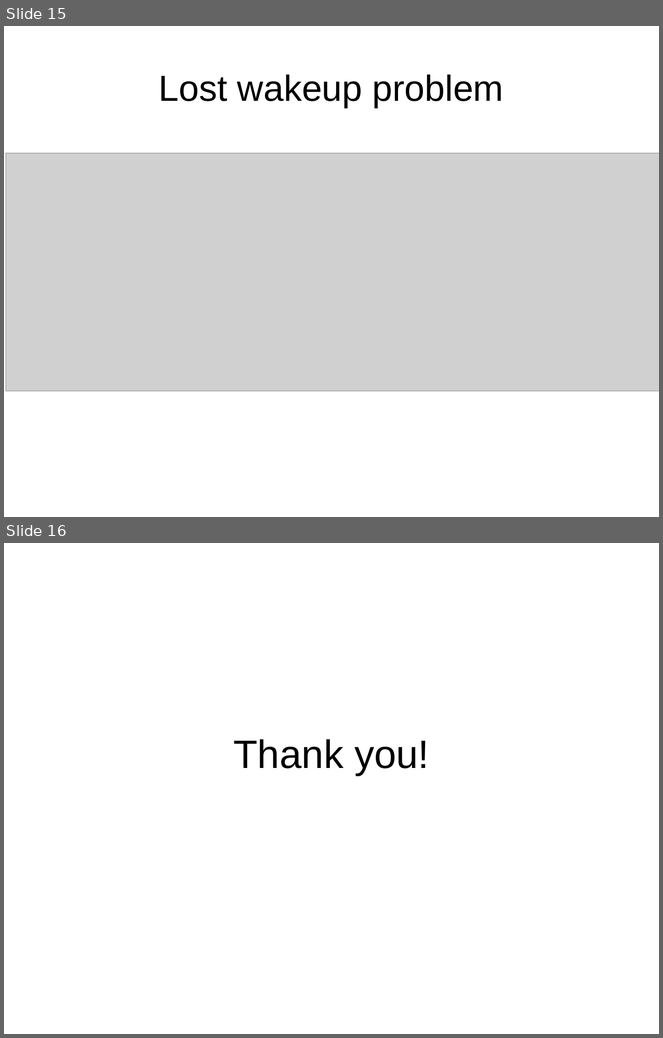
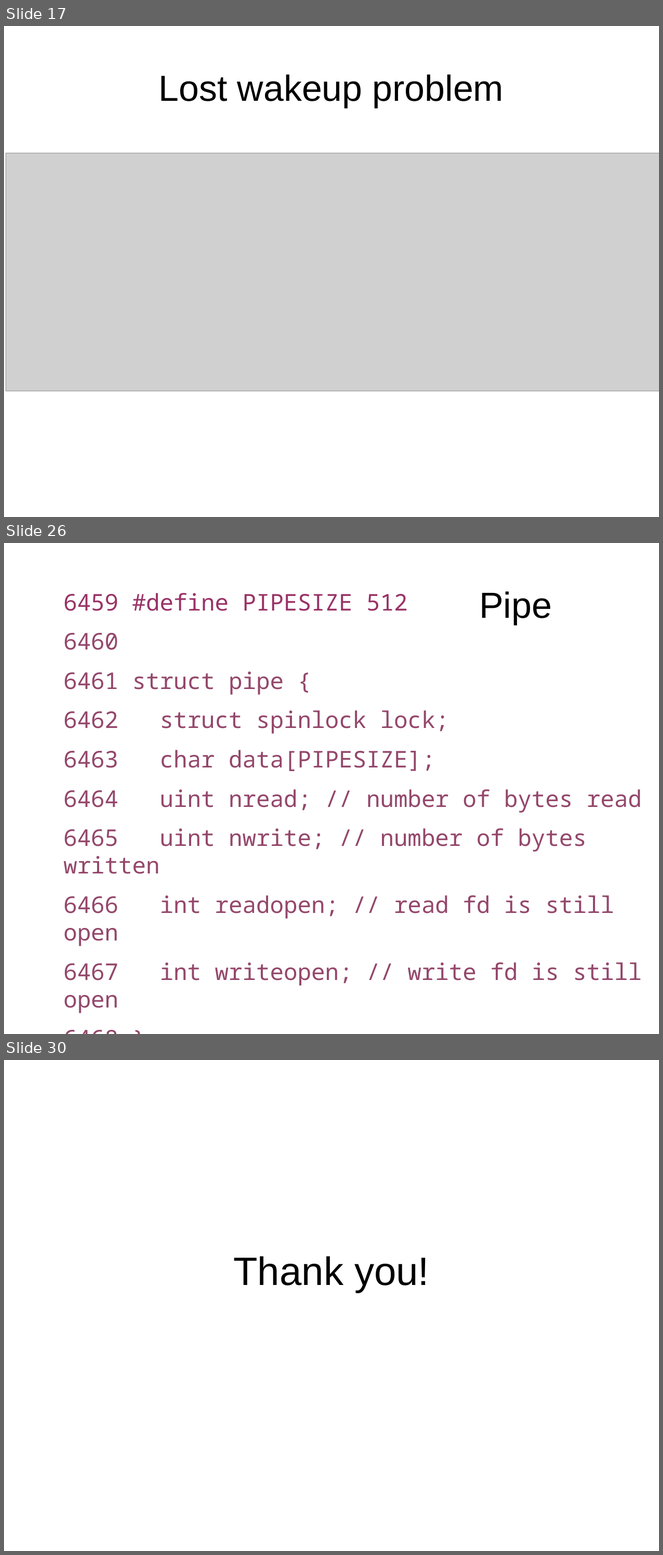
Before and after one commit to antonburtsev/cs5460, a slide deck: lectures/lecture16-locking-part2/lecture16-locking-part2.odp. Shown one above the other, each under a label of ours: slides 15 and 16 before the commit, slides 17, 26 and 30 after it; the slides between them are not shown. The pictures are 663x1038 and 663x1555 pixels, drawn with LibreOffice and Linux fonts; fonts in the diff are those of the drawing; grey boxes stand for pictures. Boxes give left, top, right and bottom in pixels: in the first picture for what was removed or moved away, otherwise in the second. Text is boxed around its words. In the diff, an @@ line names an element or a change of style, - is before the commit and + after.

```diff
--- a/lectures/lecture16-locking-part2/lecture16-locking-part2.odp
+++ b/lectures/lecture16-locking-part2/lecture16-locking-part2.odp
@@ slide 26 added at <box>4,543,659,1034</box>, background #FFFFFF @@
@@ text added at <box>63,593,642,1014</box>, 27.9 pt, text #94476B @@
+6459 #define PIPESIZE 512
+6460
+6461 struct pipe {
+6462 struct spinlock lock;
+6463 char data[PIPESIZE];
+6464 uint nread; // number of bytes read
+6465 uint nwrite; // number of bytes written
+6466 int readopen; // read fd is still open
+6467 int writeopen; // write fd is still open
+6468 };
@@ title added at <box>479,591,552,625</box>, 44 pt, text #000000 @@
+Pipe
@@ what was slide 15 is now slide 17 @@
@@ what was slide 16 is now slide 30 @@
```
Also in this commit, not shown: 4 slides changed, 13 other slides added, 2 other files.
